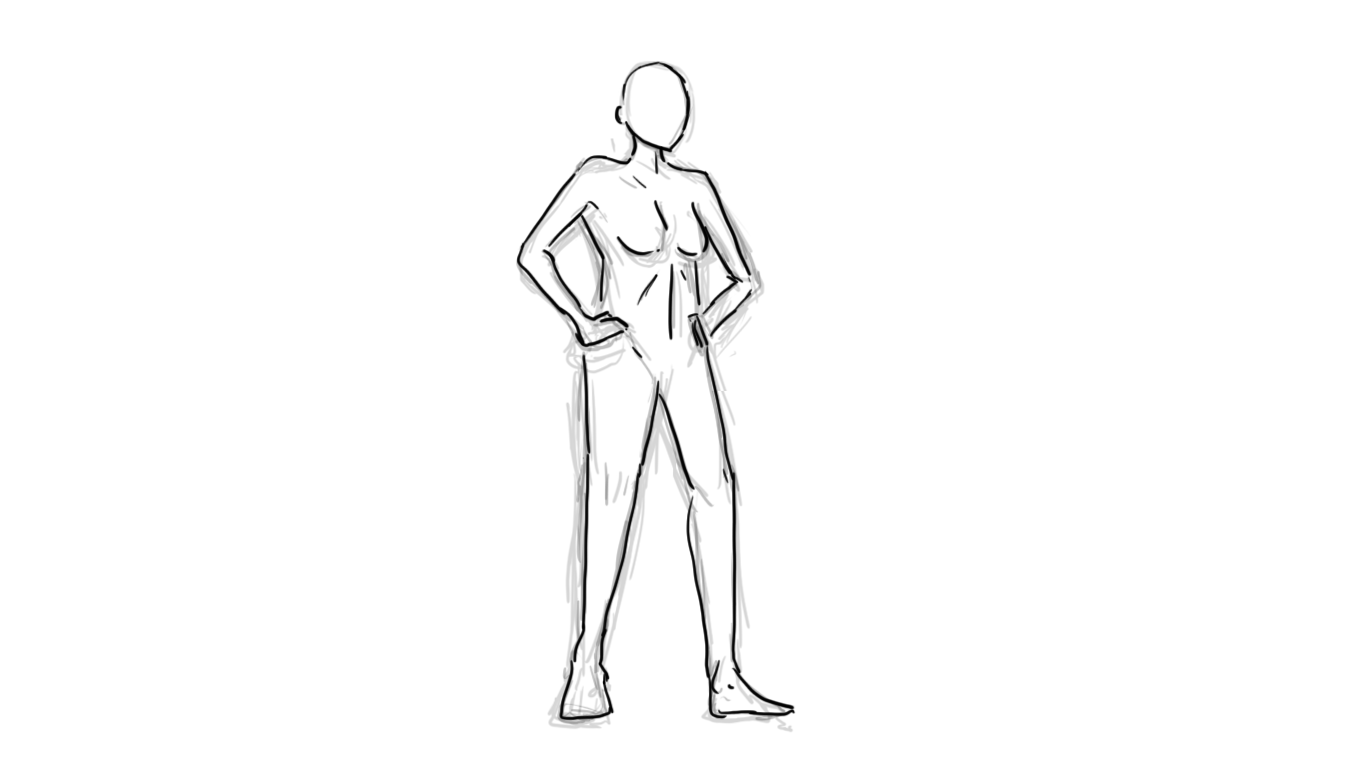
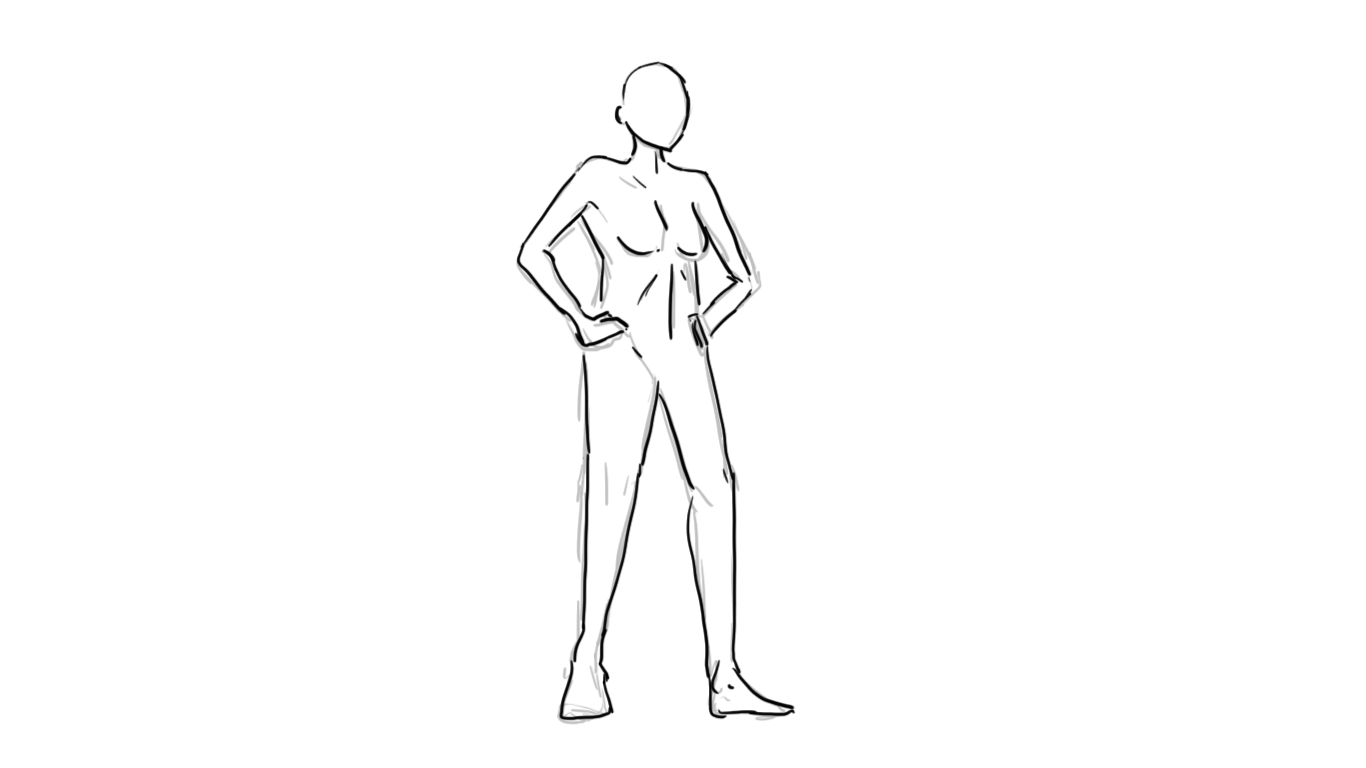
Two versions of the same layered image (1366 x 768). Layer-by-layer changes:
added group "Group 1" with 2 layers in group "Artboard 1" over [518, 60, 787, 725]
moved "Layer 8" into group "Group 1" over [518, 60, 786, 721]
"Layer 7": opacity 26% → 25%, moved it into group "Group 1" over [518, 62, 786, 725]
renamed "Layer 6" to "Layer 9", showed it, painted on it over [518, 60, 794, 733]
removed layer "Layer 4" (was 16%) from group "Artboard 1" over [518, 60, 794, 733]
